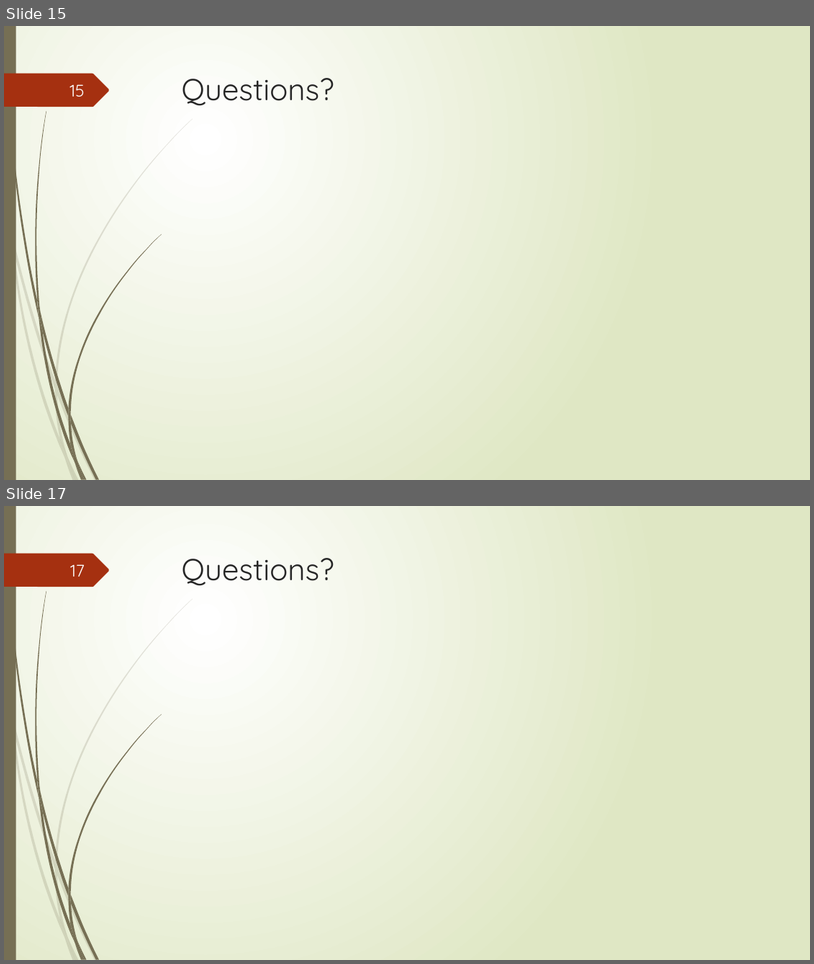
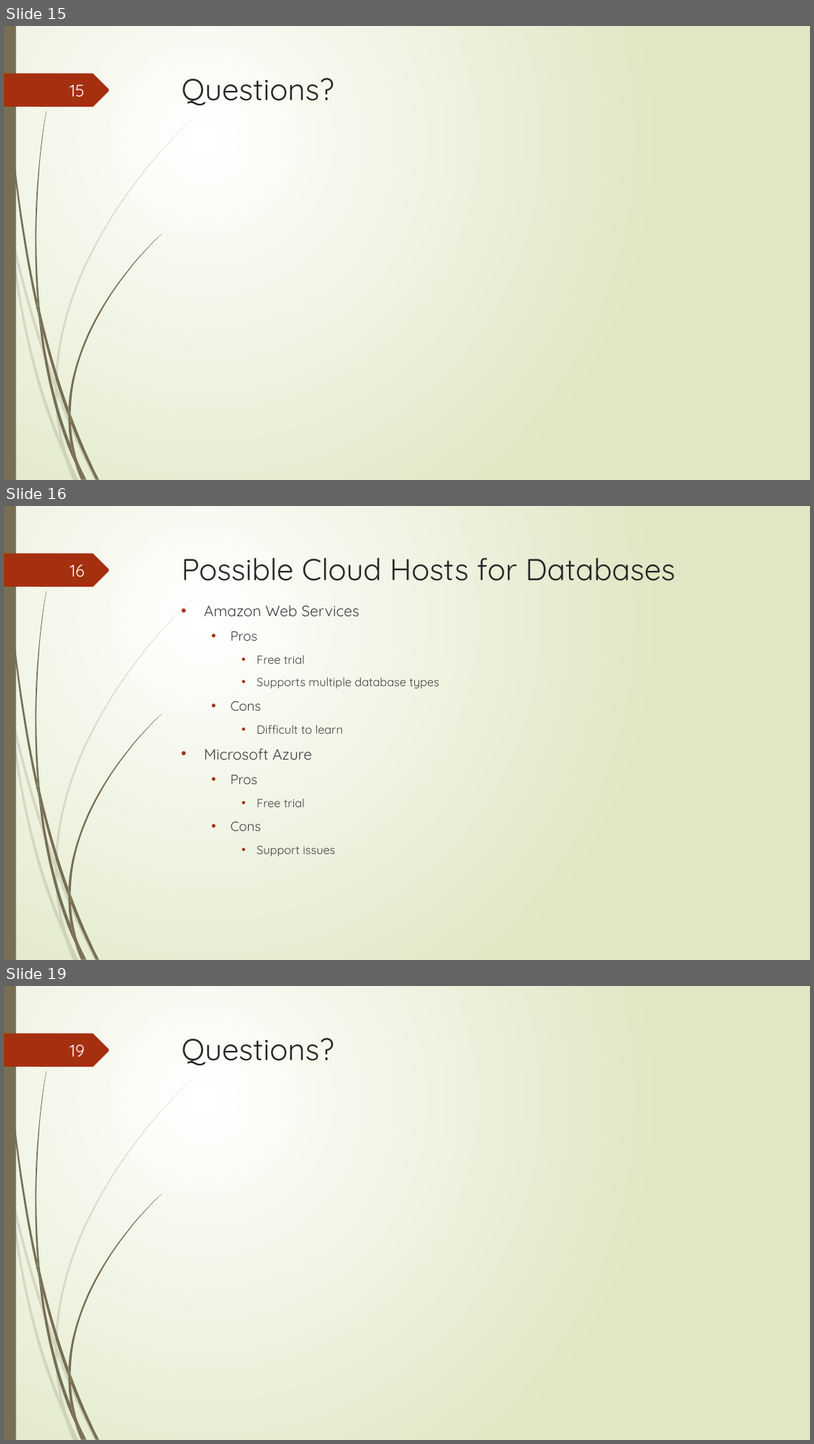
Before and after one commit to junmin-yee/Landmarked, a slide deck: Presentations/Sprint01 ReviewMeeting.pptx. Shown one above the other, each under a label of ours: slides 15 and 17 before the commit, slides 15, 16 and 19 after it; the slides between them are not shown. The pictures are 814x964 and 814x1444 pixels, drawn with LibreOffice and Linux fonts; fonts in the diff are those of the drawing. Boxes give left, top, right and bottom in pixels: in the first picture for what was removed or moved away, otherwise in the second. Text is boxed around its words. In the diff, an @@ line names an element or a change of style, - is before the commit and + after.

```diff
--- a/Presentations/Sprint01 ReviewMeeting.pptx
+++ b/Presentations/Sprint01 ReviewMeeting.pptx
@@ slide 16 added at bbox=[4, 506, 810, 960], background gradient #FFFFFF to #DFE8C4; not listed: 24 template elements that a slide beside it also shows @@
@@ page number added at bbox=[70, 564, 85, 577], 20 pt, text #FEFFFF @@
+16
@@ title added at bbox=[182, 558, 676, 581], 36 pt, text #262626 @@
+Possible Cloud Hosts for Databases
@@ text added at bbox=[204, 605, 439, 856], 14 pt, text #404040 @@
+• Amazon Web Services
+  • Pros
+    • Free trial
+    • Supports multiple database types
+  • Cons
+    • Difficult to learn
+• Microsoft Azure
+  • Pros
+    • Free trial
+  • Cons
+    • Support issues
@@ what was slide 17 is now slide 19 @@
@@ page number at bbox=[70, 1044, 85, 1057]: text changed @@
-17
+19
```
Also in this commit, not shown: 5 other slides added, 3 slides removed, 2 other files.
